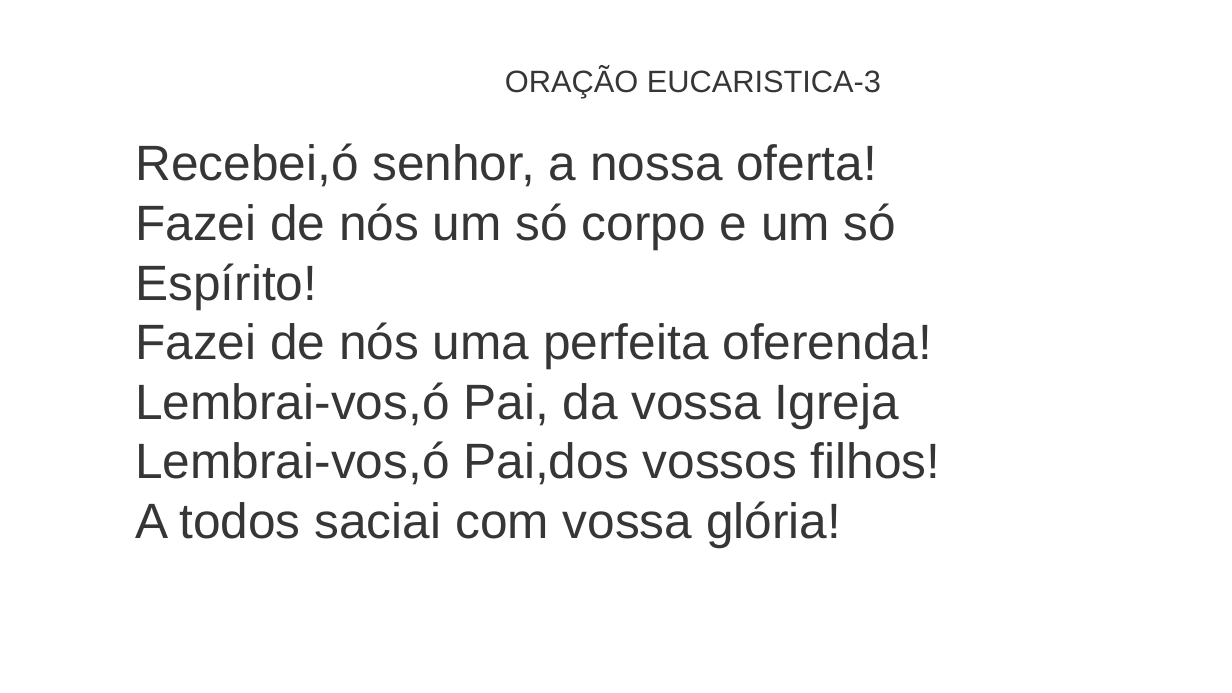
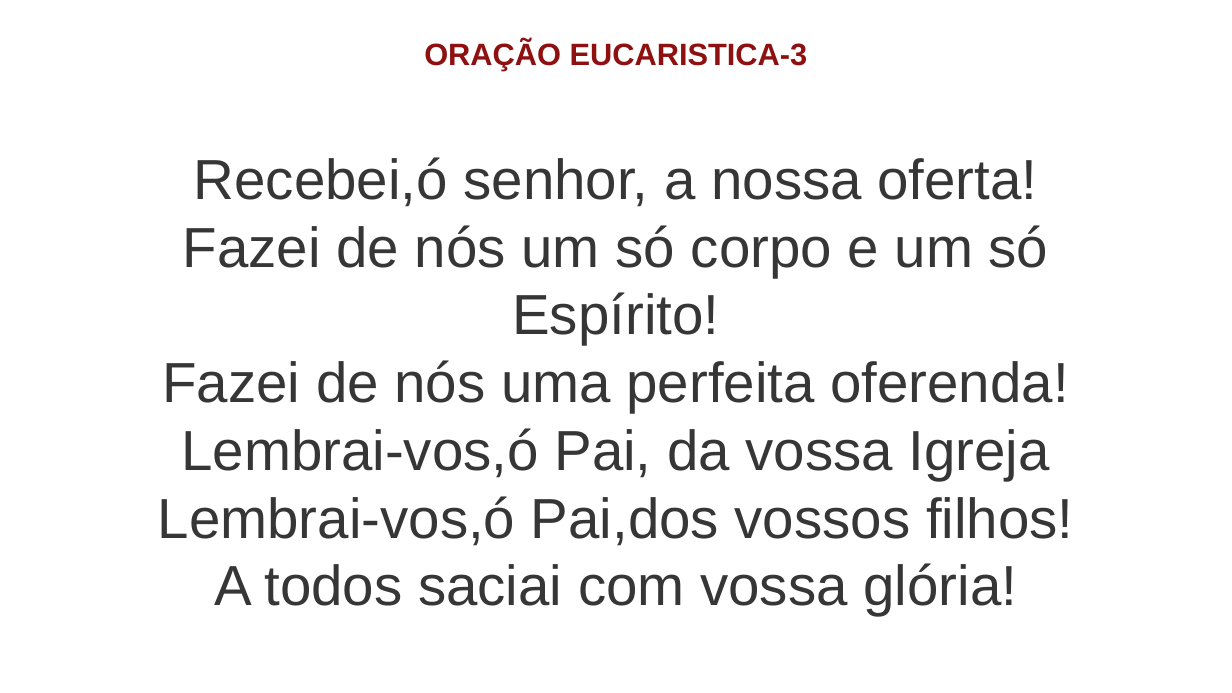
Before and after one commit to Natanielsr/liturgy-s-slideshow-creator, a slide deck: slide 28 of slide-result/slide.pptx. Drawn at 1232x693 pixels with LibreOffice and Linux fonts; fonts in the diff are those of the drawing. Boxes give left, top, right and bottom in pixels: in the first picture for what was removed or moved away, otherwise in the second. Text is boxed around its words. In the diff, an @@ line names an element or a change of style, - is before the commit and + after.

```diff
--- a/slide-result/slide.pptx
+++ b/slide-result/slide.pptx
@@ text "ORAÇÃO EUCARISTICA-3" moved from (x1=505, y1=67, x2=881, y2=97) to (x1=424, y1=41, x2=808, y2=71) @@
@@ text "ORAÇÃO EUCARISTICA-3" at (x1=424, y1=41, x2=808, y2=71): text colour #363636 to #8F1010, bold on; alignment left to centre @@
@@ text at (x1=158, y1=157, x2=1073, y2=616): text changed; size 29 to 33 pt @@
-Recebei,ó senhor, a nossa oferta!
-Fazei de nós um só corpo e um só Espírito!
-Fazei de nós uma perfeita oferenda!
-Lembrai-vos,ó Pai, da vossa Igreja
-Lembrai-vos,ó Pai,dos vossos filhos!
-A todos saciai com vossa glória!
+Recebei,ó senhor, a nossa oferta!
+Fazei de nós um só corpo e um só Espírito!
+Fazei de nós uma perfeita oferenda!
+Lembrai-vos,ó Pai, da vossa Igreja
+Lembrai-vos,ó Pai,dos vossos filhos!
+A todos saciai com vossa glória!
```
Also in this commit, not shown: 33 other slides changed, 1 other file.
